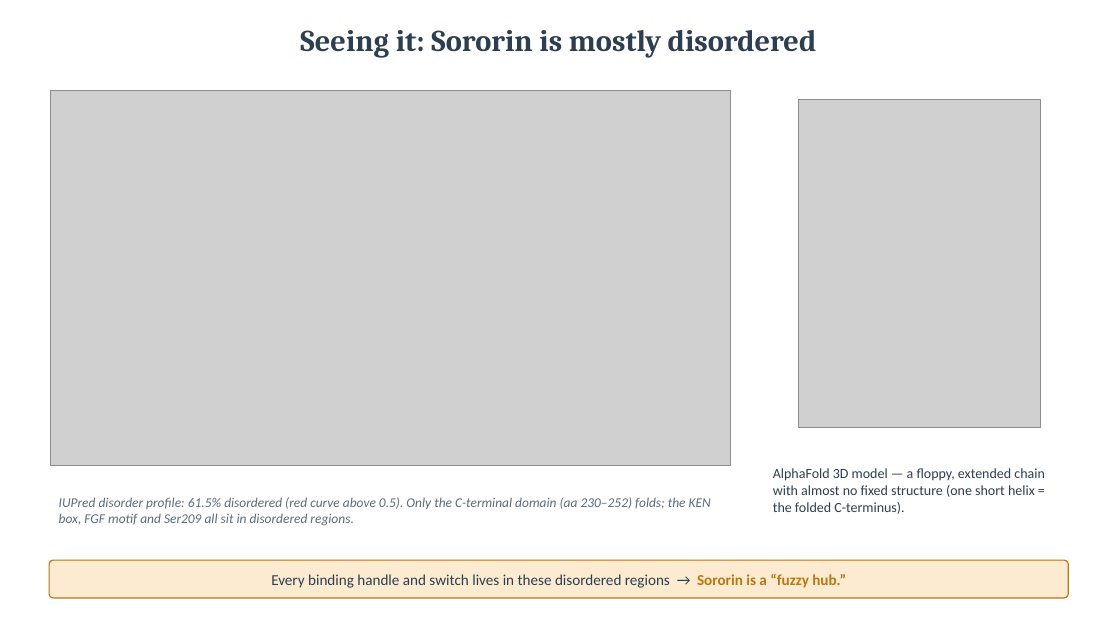
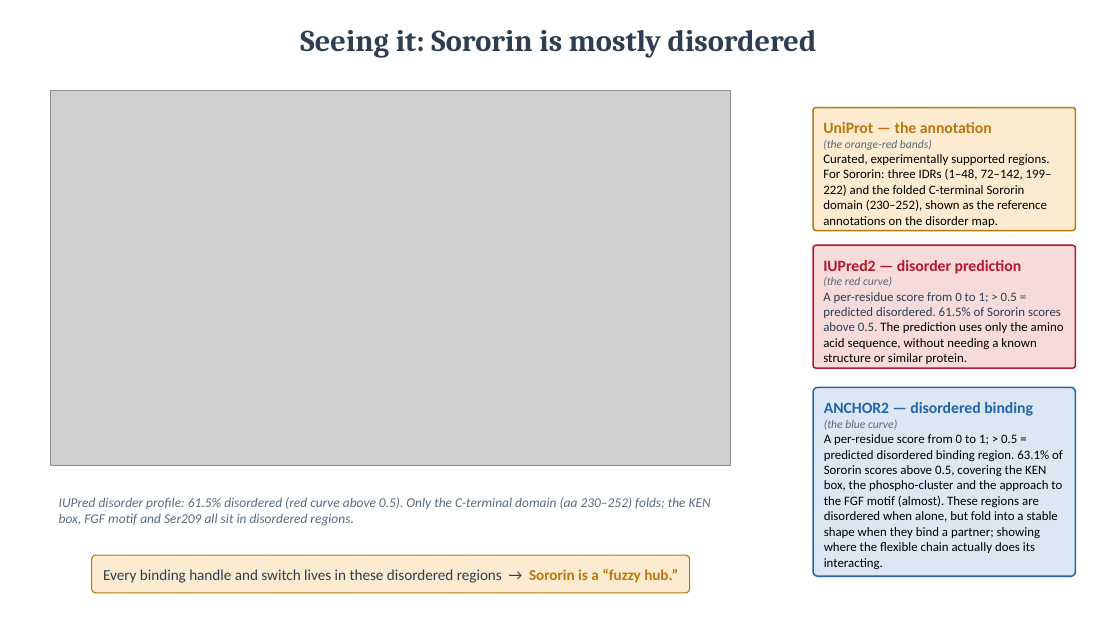
Before and after one commit to amirh0ss3in/Sororin_project, a slide deck: slide 6 of Sororin_mechanism_flowchart.pptx (slide 7 before the commit). Drawn at 1120x630 pixels with LibreOffice and Linux fonts; fonts in the diff are those of the drawing; grey boxes stand for pictures. Boxes give left, top, right and bottom in pixels: in the first picture for what was removed or moved away, otherwise in the second. Text is boxed around its words. In the diff, an @@ line names an element or a change of style, - is before the commit and + after.

```diff
--- a/Sororin_mechanism_flowchart.pptx
+++ b/Sororin_mechanism_flowchart.pptx
@@ picture removed at (798,100,1040,428) @@
@@ rounded rectangle added at (813,108,1075,230), fill #FCEBD0, outline #B9770E 1.3 pt, 11 pt, text #000000 @@
+UniProt — the annotation
+(the orange-red bands)
+Curated, experimentally supported regions. For Sororin: three IDRs (1–48, 72–142, 199–222) and the folded C-terminal Sororin domain (230–252), shown as the reference annotations on the disorder map.
@@ rounded rectangle added at (813,245,1075,368), fill #F7DBDB, outline #B2182B 1.3 pt, 11 pt, text #000000 @@
+IUPred2 — disorder prediction
+(the red curve)
+A per-residue score from 0 to 1; > 0.5 = predicted disordered. 61.5% of Sororin scores above 0.5. The prediction uses only the amino acid sequence, without needing a known structure or similar protein.
@@ rounded rectangle added at (813,387,1075,576), fill #DCE7F3, outline #2166AC 1.3 pt, 11 pt, text #000000 @@
+ANCHOR2 — disordered binding
+(the blue curve)
+A per-residue score from 0 to 1; > 0.5 = predicted disordered binding region. 63.1% of Sororin scores above 0.5, covering the KEN box, the phospho-cluster and the approach to the FGF motif (almost). These regions are disordered when alone, but fold into a stable shape when they bind a partner; showing where the flexible chain actually does its interacting.
@@ text removed at (773,468,1044,514) @@
-AlphaFold 3D model — a floppy, extended chain with almost no fixed structure (one short helix = the folded C-terminus).
@@ rounded rectangle "Every binding handle and switch ...": place and size @@
-rounded rectangle "Every binding handle and switch ..." at (50,560,1069,598)
+rounded rectangle "Every binding handle and switch ..." at (92,555,690,593)
```
Also in this commit, not shown: 6 other slides changed, 1 slide added, 1 slide removed, 1 other file.
